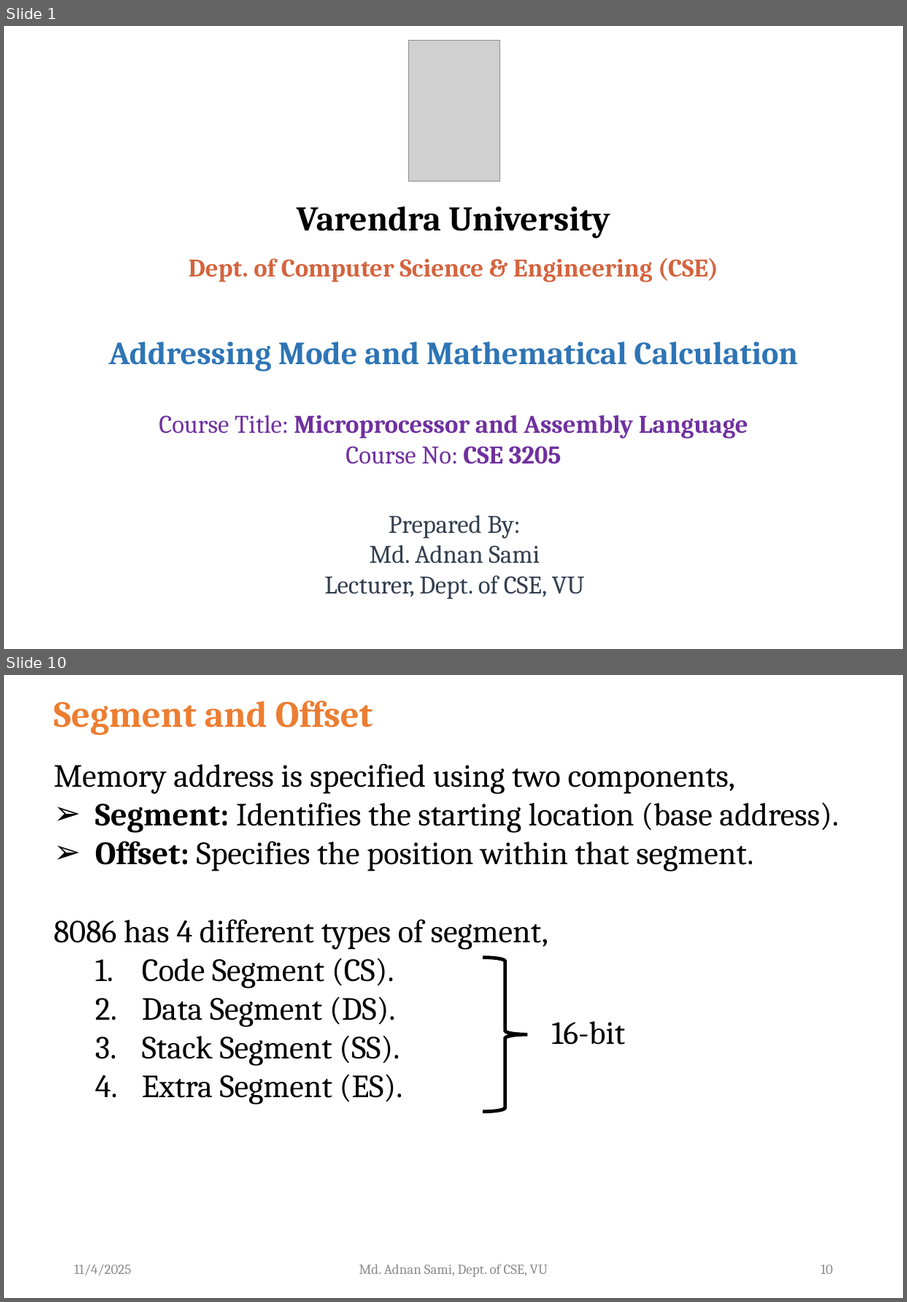
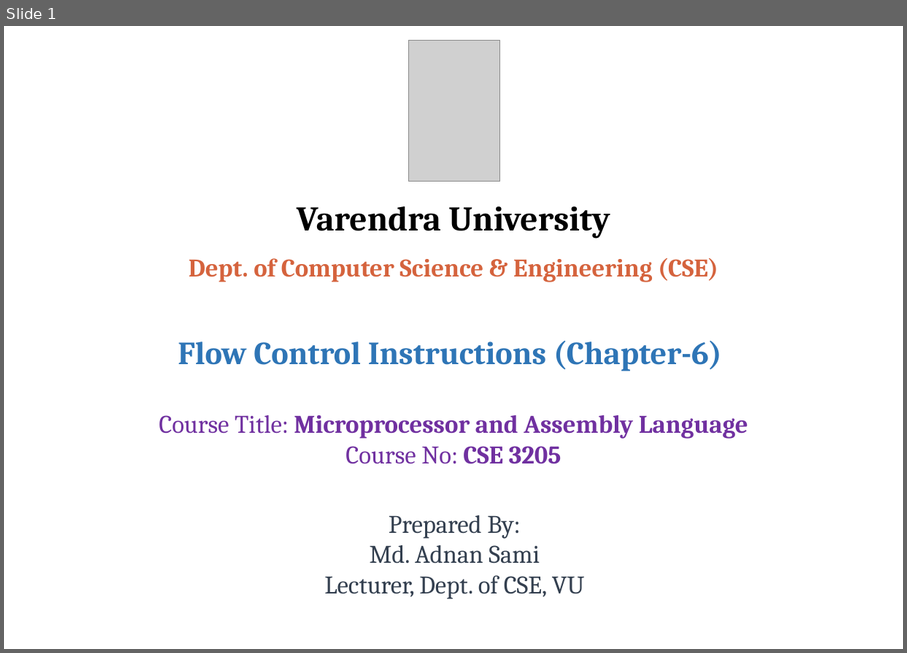
Before and after one commit to atif721/Varendra-University, a slide deck: 06 Sixth Semester/CSE 3205 Microprocessor and Assembly Language/Final/PPTX files/Lecture-8 (Microprocessor and Assembly Language).pptx. Shown one above the other, each under a label of ours: slides 1 and 10 before the commit, slide 1 after it; the slides between them are not shown. The pictures are 907x1302 and 907x653 pixels, drawn with LibreOffice and Linux fonts; fonts in the diff are those of the drawing; grey boxes stand for pictures; background and template pictures are left out. Boxes give left, top, right and bottom in pixels: in the first picture for what was removed or moved away, otherwise in the second. Text is boxed around its words. In the diff, an @@ line names an element or a change of style, - is before the commit and + after.

```diff
--- a/06 Sixth Semester/CSE 3205 Microprocessor and Assembly Language/Final/PPTX files/Lecture-8 (Microprocessor and Assembly Language).pptx
+++ b/06 Sixth Semester/CSE 3205 Microprocessor and Assembly Language/Final/PPTX files/Lecture-8 (Microprocessor and Assembly Language).pptx
@@ slide 10 removed at [4,675,903,1298], background #FFFFFF @@
@@ text removed at [54,701,373,735] @@
-Segment and Offset
@@ text removed at [54,763,839,1104] @@
-  Memory address is specified using two components,
-  ➢ Segment: Identifies the starting location (base address).
-  ➢ Offset: Specifies the position within that segment.
-  8086 has 4 different types of segment,
-    1. Code Segment (CS).
-    2. Data Segment (DS).
-    3. Stack Segment (SS).
-    4. Extra Segment (ES).
@@ right brace removed at [483,958,528,1112] @@
@@ text removed at [552,1021,625,1044] @@
-  16-bit
@@ text removed at [74,1264,131,1275] @@
-11/4/2025
@@ text removed at [360,1263,548,1277] @@
-Md. Adnan Sami, Dept. of CSE, VU
@@ page number removed at [821,1264,833,1274] @@
-10
@@ slide 1 changed as well @@
@@ text at [178,341,722,371]: text changed @@
-Addressing Mode and Mathematical Calculation
+Flow Control Instructions (Chapter-6)
```
Also in this commit, not shown: 6 other slides changed, 21 slides added, 26 other slides removed, 1 other file.
